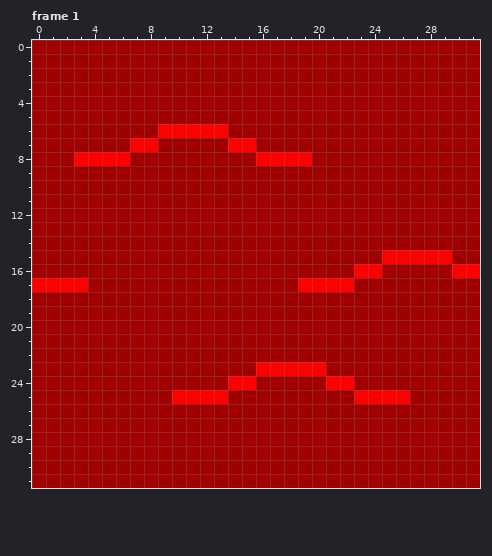
A pixel-art file gets an edit: assets/water.aseprite. Above is the file before it was changed.
32x32 pixels, 1 frame. Shown: frame 1. The commit also changed other frames, which this record leaves out.
The result:
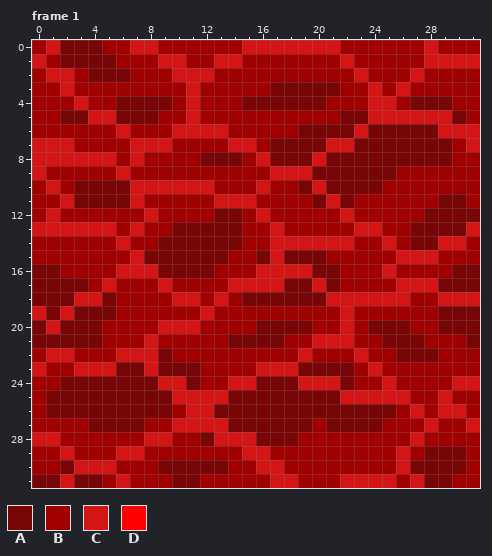
Palette (. is transparent): A #790606  B #a00000  C #d41515  D #ff0000
From old to new:
layer "water" added
layer "Layer 4" added
layer "lines" added
layer "Layer 1" removed
Changed rows in their new state; - is an unchanged pixel.
Frame 1, layers "lines", "Layer 4", "water":
first column x 0:
 0 -CAAA--CC------CCCCCCC------C---
 1 C-AAAA---CC--CC-------C-----CCCC
 2 -CC-AAA---CCC----------C---C----
 3 --C--------C-----AAAAA--C-C-----
 4 ---C--AAAA-C---AAAAAA---CC-AAA--
 5 --AACCAAA--C----------AACCCCCCA-
 6 ------C--BCCCC-----AAAACAAAAACCC
 7 CCC----CCC----CC-AAAACCAAAAAAA-C
 8 CCCCCCBC----AAA-CAAACAAAAAAAAA--
 9 C-----C----------CCCAAAAAA------
10 -C-AAAACCCCCC---C--ACAAAA-------
11 --CAAAAC-----CCC----ACA------AA-
12 -C------C----AA-C-----C-----AAAA
13 CCCCCC-C--AAAAA--C-----CC--AAAAC
14 ------C--AAAAAA--CCCCCC--C-AACC-
15 -------CAAAAAA--ACAAA----BCCCB--
16 AA----CCCAAAA---CCCCAA-BBC----AA
17 AAAA-C---C----CCCCAACAB---CCCAAA
18 AAACCA----CC-C-AAAAAACCCCCC--CCC
19 CACAAA------C---------C------AAA
20 ACAAA----CCC----AAAA--C-AAA--AAA
21 AAAAA---C-----AAAA--CCC--AAA---A
22 -CC---CCCA---------C---C--AAA---
23 C--CCCAACAAA----CCCAAAA-C-------
24 --AAAAAAACCA--CCAAACCCA--C----CC
25 -AAAAAAAAACCCCAAAAAAAACCCCC--C--
26 -AAAAAAAAA-CCAAAAAAAAAAAAA-C-CC-
27 ----AAAA--CCCCAAAAAA-AAAA---C--C
28 CC------CC--ACCCAAA--------C----
29 --C---CC-------CC---------C-AAA-
30 --ACCC---AAAAA--CC--------CAAAA-
31 AACAA-C---AA-----CC---CCCC-CAA--
